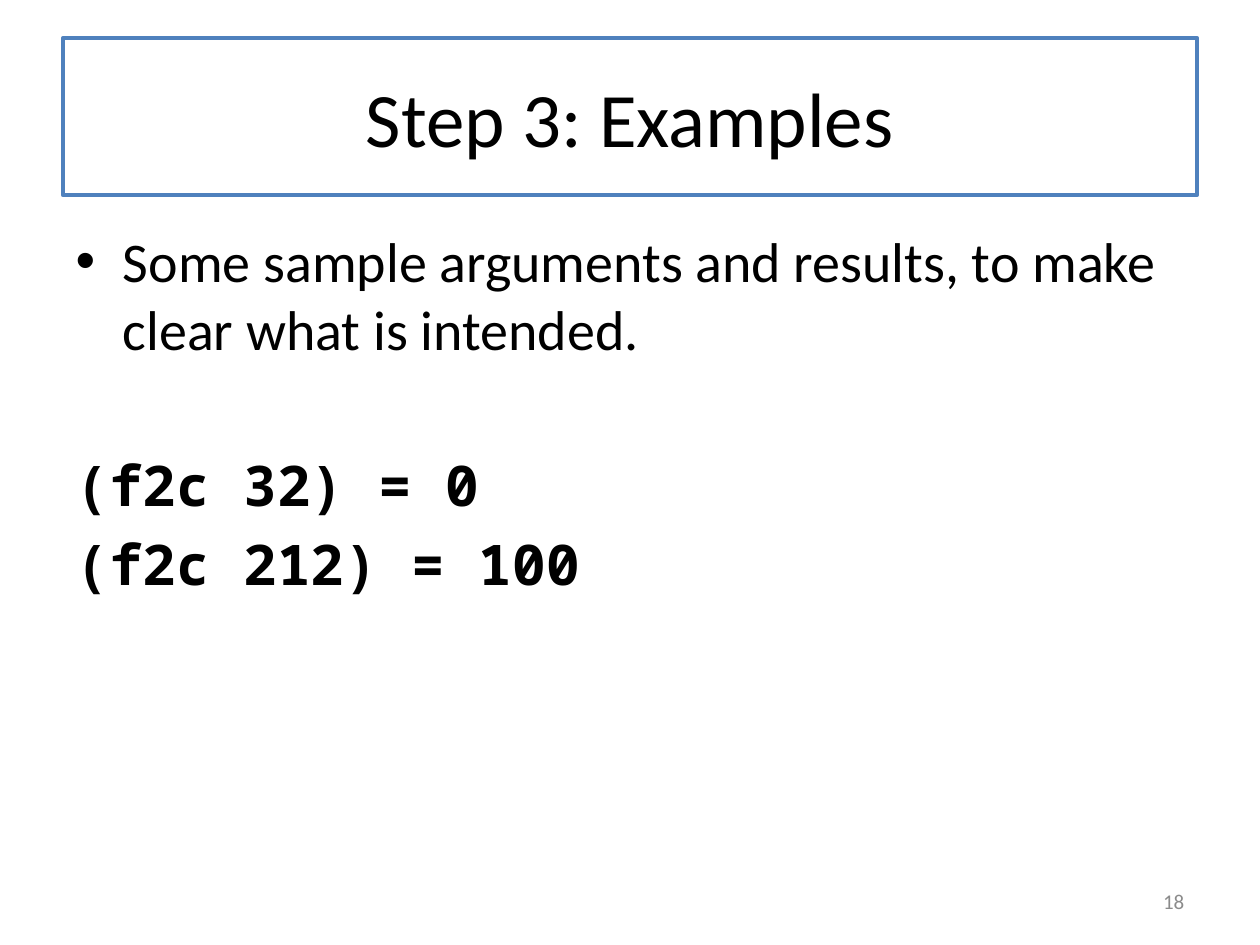
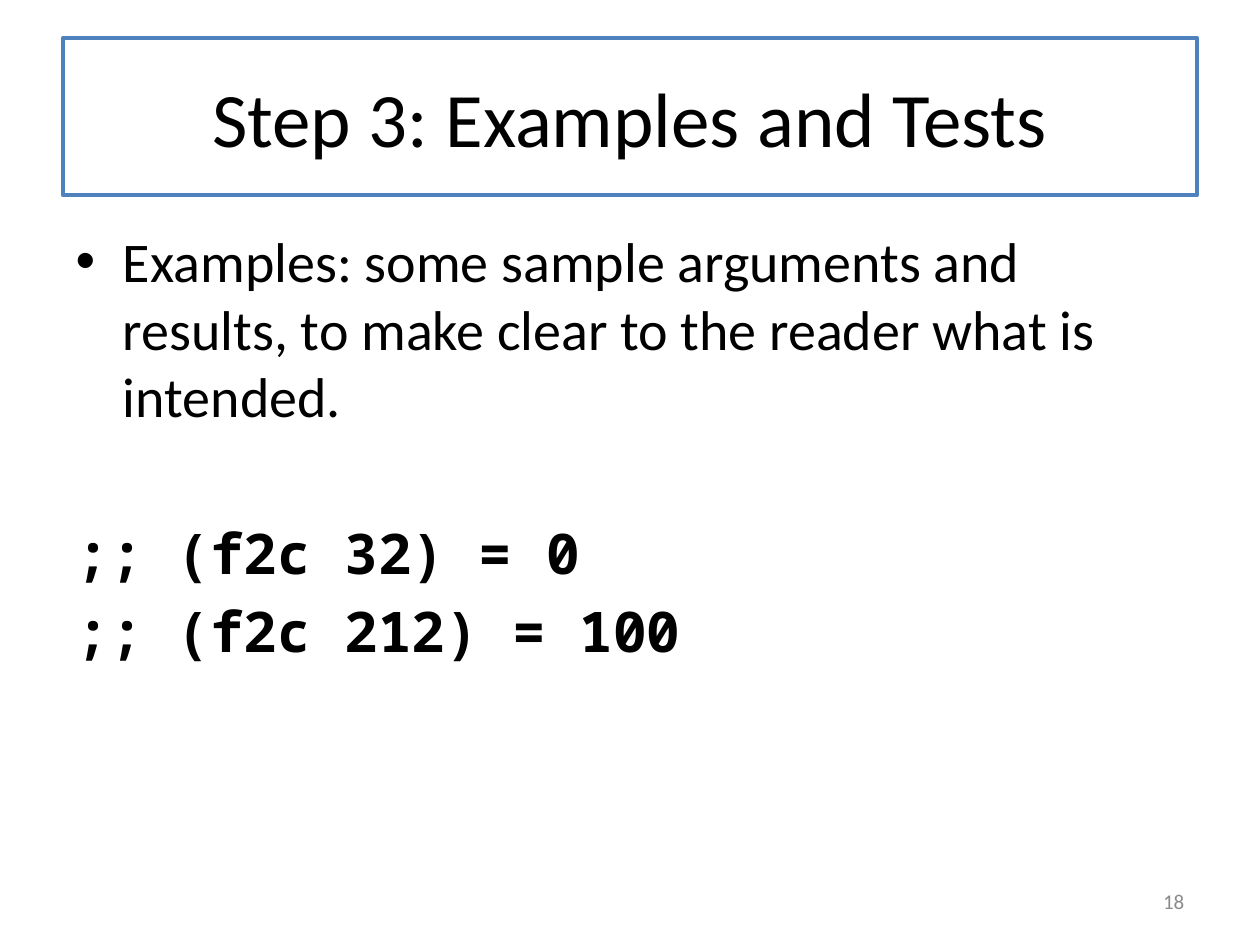
Before and after one commit to mwand/cs5010f17, a slide deck: slide 18 of Slides/Lesson 1.1 The Function Design Recipe.pptx. Drawn at 1260x945 pixels with LibreOffice and Linux fonts; fonts in the diff are those of the drawing. Boxes give left, top, right and bottom in pixels: in the first picture for what was removed or moved away, otherwise in the second. Text is boxed around its words. In the diff, an @@ line names an element or a change of style, - is before the commit and + after.

```diff
--- a/Slides/Lesson 1.1 The Function Design Recipe.pptx
+++ b/Slides/Lesson 1.1 The Function Design Recipe.pptx
@@ title at [212,93,1046,160]: text changed @@
-Step 3: Examples
+Step 3: Examples and Tests
@@ text at [123,243,1095,662]: text changed @@
-• Some sample arguments and results, to make clear what is intended.
-(f2c 32) = 0
-(f2c 212) = 100
+• Examples: some sample arguments and results, to make clear to the reader what is intended.
+;; (f2c 32) = 0
+;; (f2c 212) = 100
```
Also in this commit, not shown: 14 other slides changed, 2 slides added, 1 slide removed, 20 other files.
